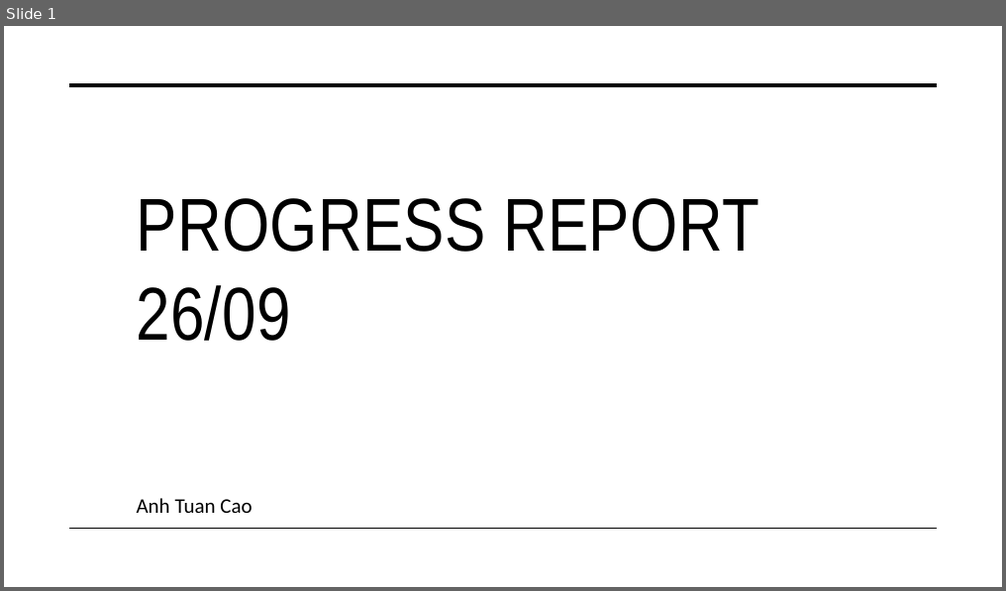
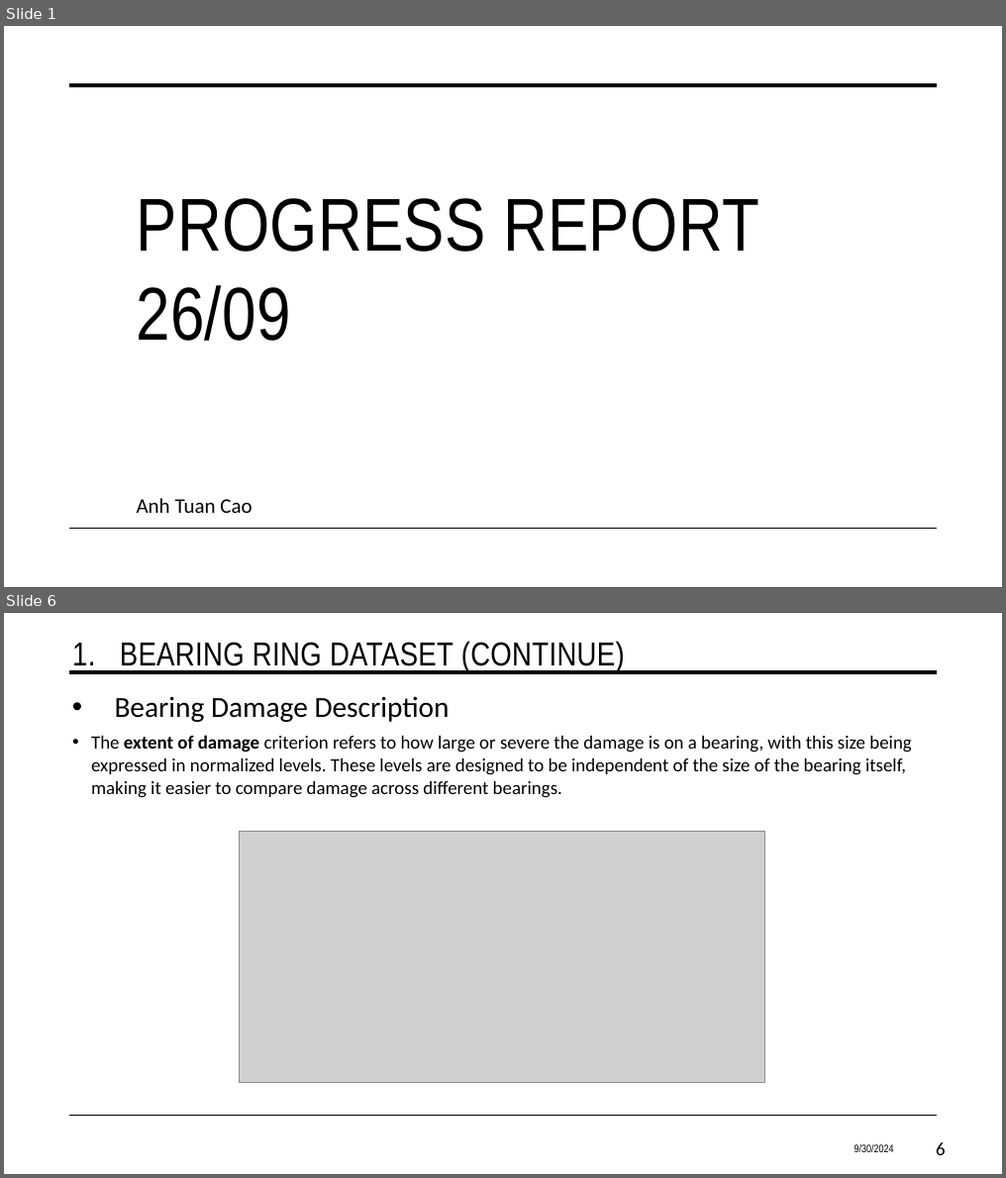
Before and after one commit to CaoTuan749/DLProject_1, a slide deck: Documentation/Presentation 3.pptx. Shown one above the other, each under a label of ours: slide 1 before the commit, slides 1 and 6 after it; the slides between them are not shown. The pictures are 1006x591 and 1006x1178 pixels, drawn with LibreOffice and Linux fonts; fonts in the diff are those of the drawing; grey boxes stand for pictures. Boxes give left, top, right and bottom in pixels: in the first picture for what was removed or moved away, otherwise in the second. Text is boxed around its words. In the diff, an @@ line names an element or a change of style, - is before the commit and + after.

```diff
--- a/Documentation/Presentation 3.pptx
+++ b/Documentation/Presentation 3.pptx
@@ slide 6 added at box(4, 613, 1002, 1174), background #FFFFFF; not listed: 2 template elements that a slide beside it also shows @@
@@ title added at box(72, 641, 625, 672), 32 pt, text #000000 @@
+1. BEARING RING DATASET (CONTINUE)
@@ text added at box(115, 696, 450, 722), 28 pt, text #000000 @@
+• Bearing Damage Description
@@ text added at box(91, 735, 911, 798), 18 pt, text #000000 @@
+• The extent of damage criterion refers to how large or severe the damage is on a bearing, with this size being expressed in normalized levels. These levels are designed to be independent of the size of the bearing itself, making it easier to compare damage across different bearings.
@@ picture added at box(240, 832, 765, 1082) @@
@@ text added at box(854, 1145, 894, 1153), 10.5 pt, text #000000 @@
+9/30/2024
@@ page number added at box(936, 1143, 945, 1156), 18 pt, text #000000 @@
+6
```
Also in this commit, not shown: 36 slides changed, 7 other slides added.
